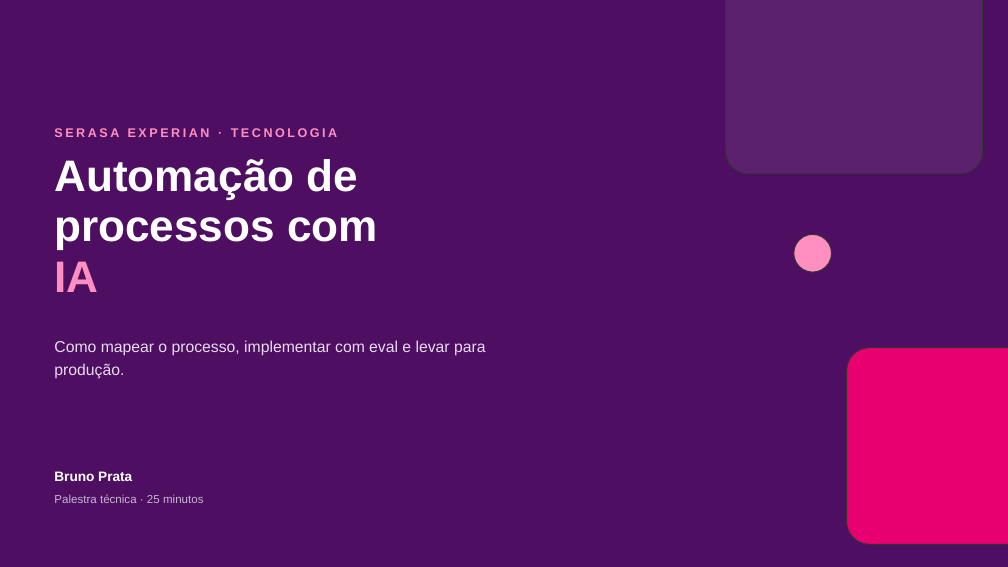
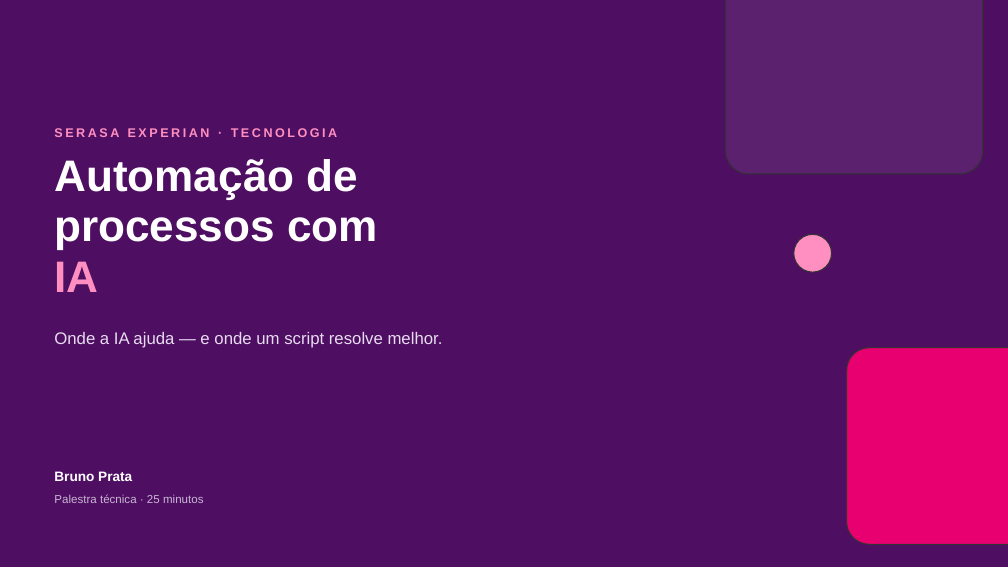
Before and after one commit to gabrcs/casamentos-app, a slide deck: slide 1 of talks/serasa-ia-automacao/deck.pptx. Drawn at 1008x567 pixels with LibreOffice and Linux fonts; fonts in the diff are those of the drawing. Boxes give left, top, right and bottom in pixels: in the first picture for what was removed or moved away, otherwise in the second. Text is boxed around its words. In the diff, an @@ line names an element or a change of style, - is before the commit and + after.

```diff
--- a/talks/serasa-ia-automacao/deck.pptx
+++ b/talks/serasa-ia-automacao/deck.pptx
@@ text at (54,332,443,348): text changed; size 15 to 16 pt @@
-Como mapear o processo, implementar com eval e levar para produção.
+Onde a IA ajuda — e onde um script resolve melhor.
```
Also in this commit, not shown: 2 other slides changed, 11 slides added, 13 slides removed, 5 other files.
